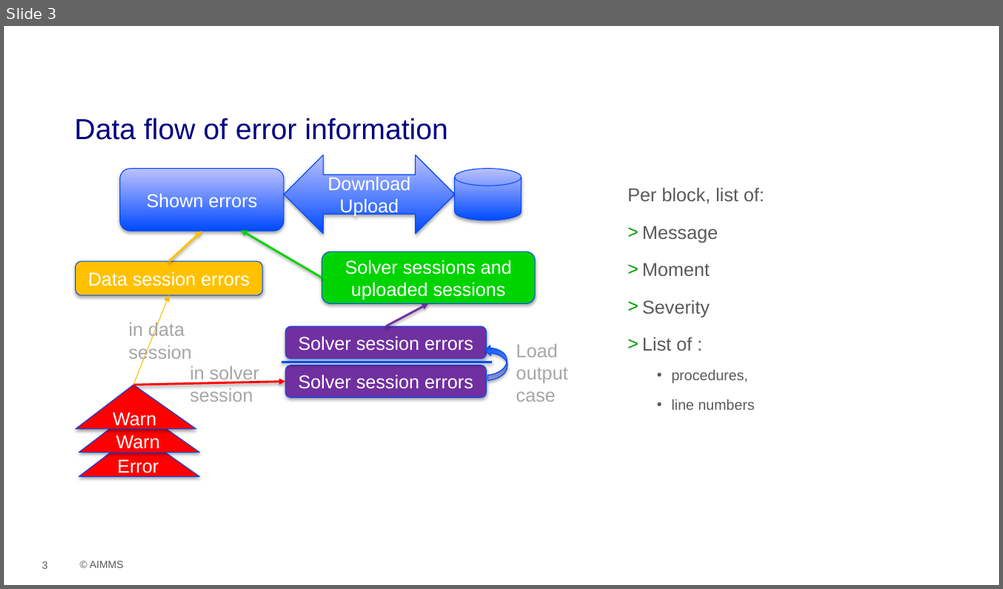
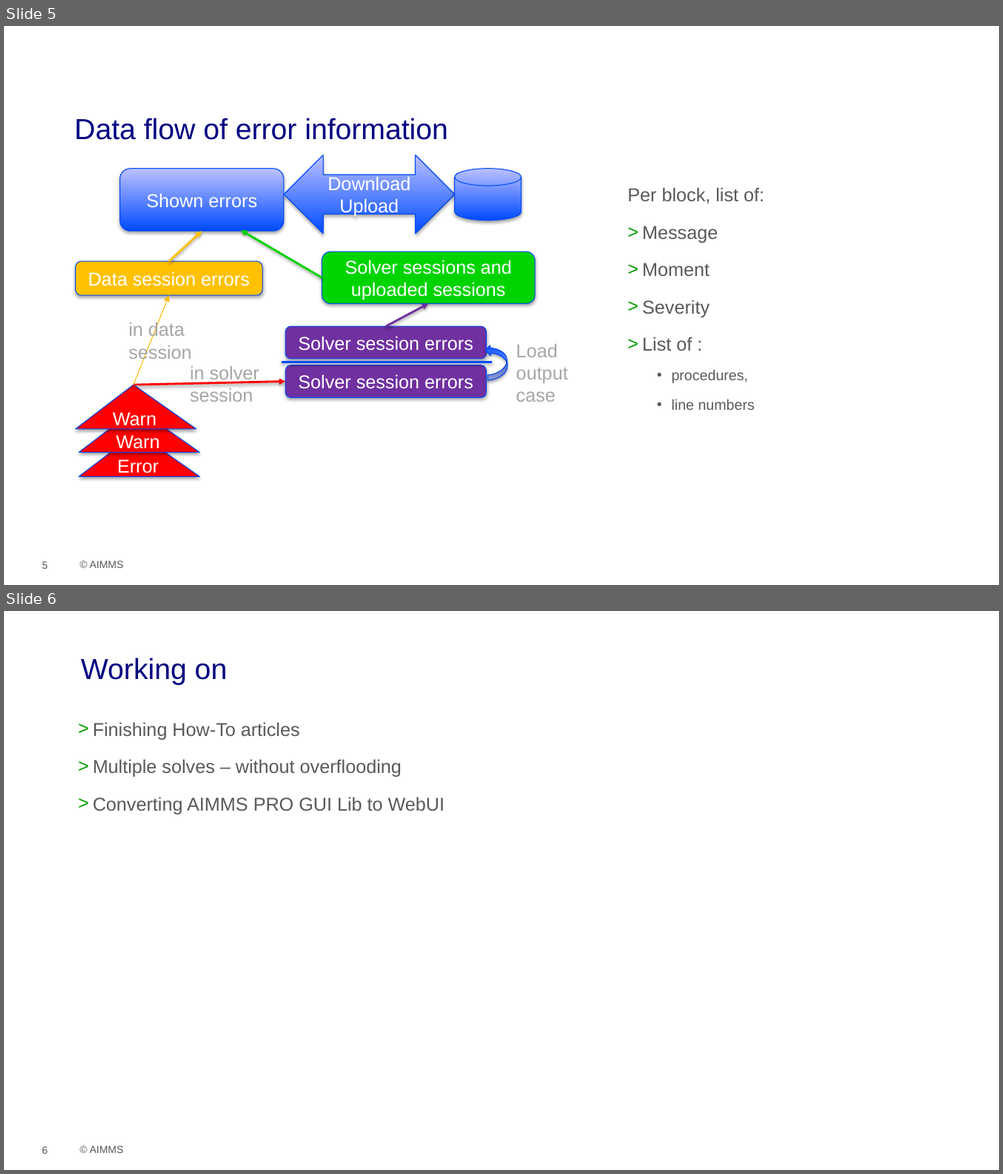
Before and after one commit to aimms/how-to, a slide deck: Articles/310/images/Errors as data.pptx. Shown one above the other, each under a label of ours: slide 3 before the commit, slides 5 and 6 after it. The pictures are 1003x589 and 1003x1174 pixels, drawn with LibreOffice and Linux fonts; fonts in the diff are those of the drawing; background and template pictures are left out. Boxes give left, top, right and bottom in pixels: in the first picture for what was removed or moved away, otherwise in the second. Text is boxed around its words. In the diff, an @@ line names an element or a change of style, - is before the commit and + after.

```diff
--- a/Articles/310/images/Errors as data.pptx
+++ b/Articles/310/images/Errors as data.pptx
@@ slide 6 added at box(4, 611, 999, 1170), background #FFFFFF; not listed: 1 template element that a slide beside it also shows @@
@@ title added at box(81, 658, 227, 685), 28 pt, text #000081 @@
+Working on
@@ text added at box(93, 722, 445, 815), 18 pt, text #595959 @@
+> Finishing How-To articles
+> Multiple solves – without overflooding
+> Converting AIMMS PRO GUI Lib to WebUI
@@ page number added at box(42, 1147, 48, 1154), 10 pt, text #585858 @@
+6
@@ what was slide 3 is now slide 5 @@
@@ page number at box(42, 562, 48, 569): text changed @@
-3
+5
```
Also in this commit, not shown: 1 slide changed, 3 other slides added, 1 slide removed, 3 other files.
